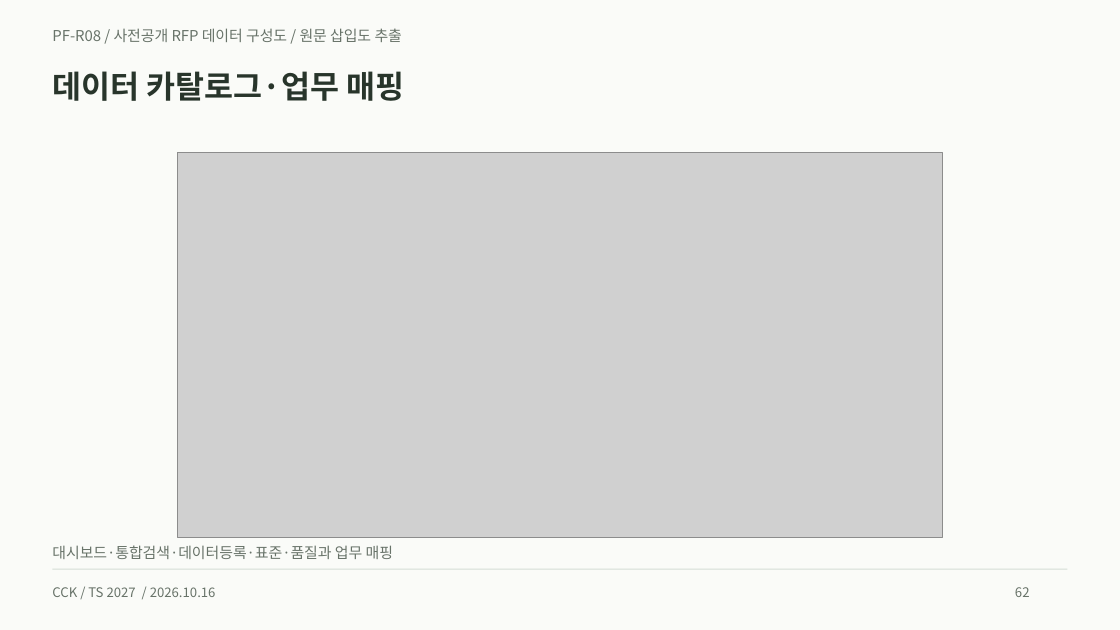
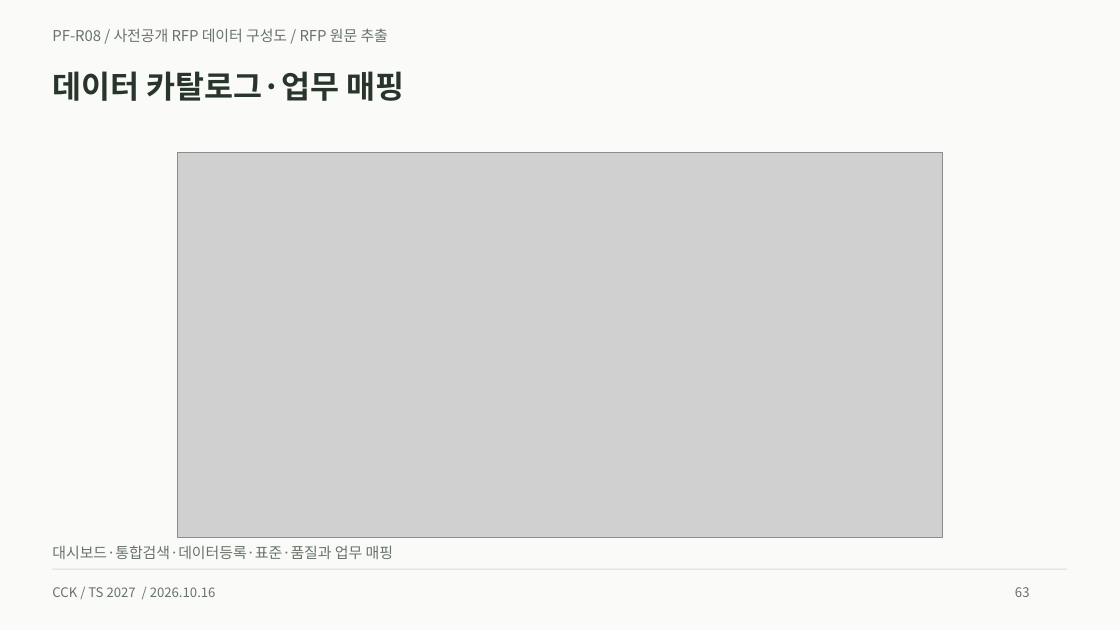
Before and after one commit to heen1987-ops/TS-business-Plan-001, a slide deck: slide 63 of public/downloads/ts-platform-casebook.pptx (slide 62 before the commit). Drawn at 1120x630 pixels with LibreOffice and Linux fonts; fonts in the diff are those of the drawing; grey boxes stand for pictures. Boxes give left, top, right and bottom in pixels: in the first picture for what was removed or moved away, otherwise in the second. Text is boxed around its words. In the diff, an @@ line names an element or a change of style, - is before the commit and + after.

```diff
--- a/public/downloads/ts-platform-casebook.pptx
+++ b/public/downloads/ts-platform-casebook.pptx
@@ text at <box>52,28,388,42</box>: text changed @@
-PF-R08 / 사전공개 RFP 데이터 구성도 / 원문 삽입도 추출
+PF-R08 / 사전공개 RFP 데이터 구성도 / RFP 원문 추출
@@ text at <box>1015,587,1030,597</box>: text changed @@
-62
+63
```
Also in this commit, not shown: 136 other slides changed, 9 slides added, 39 other files.
